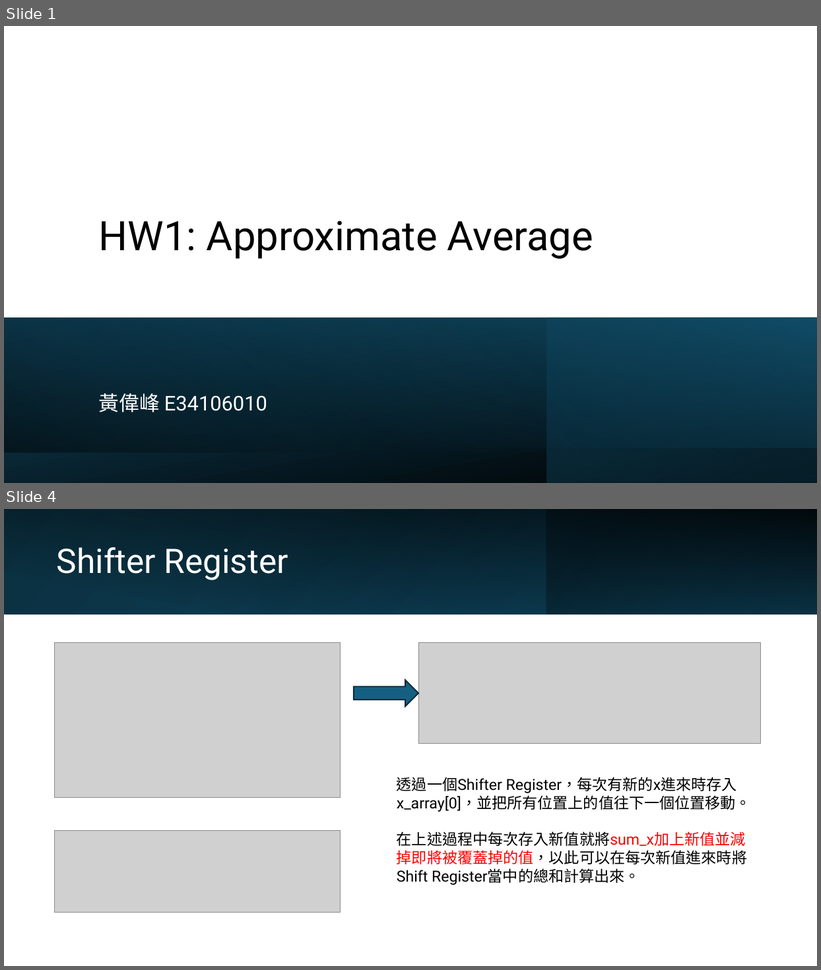
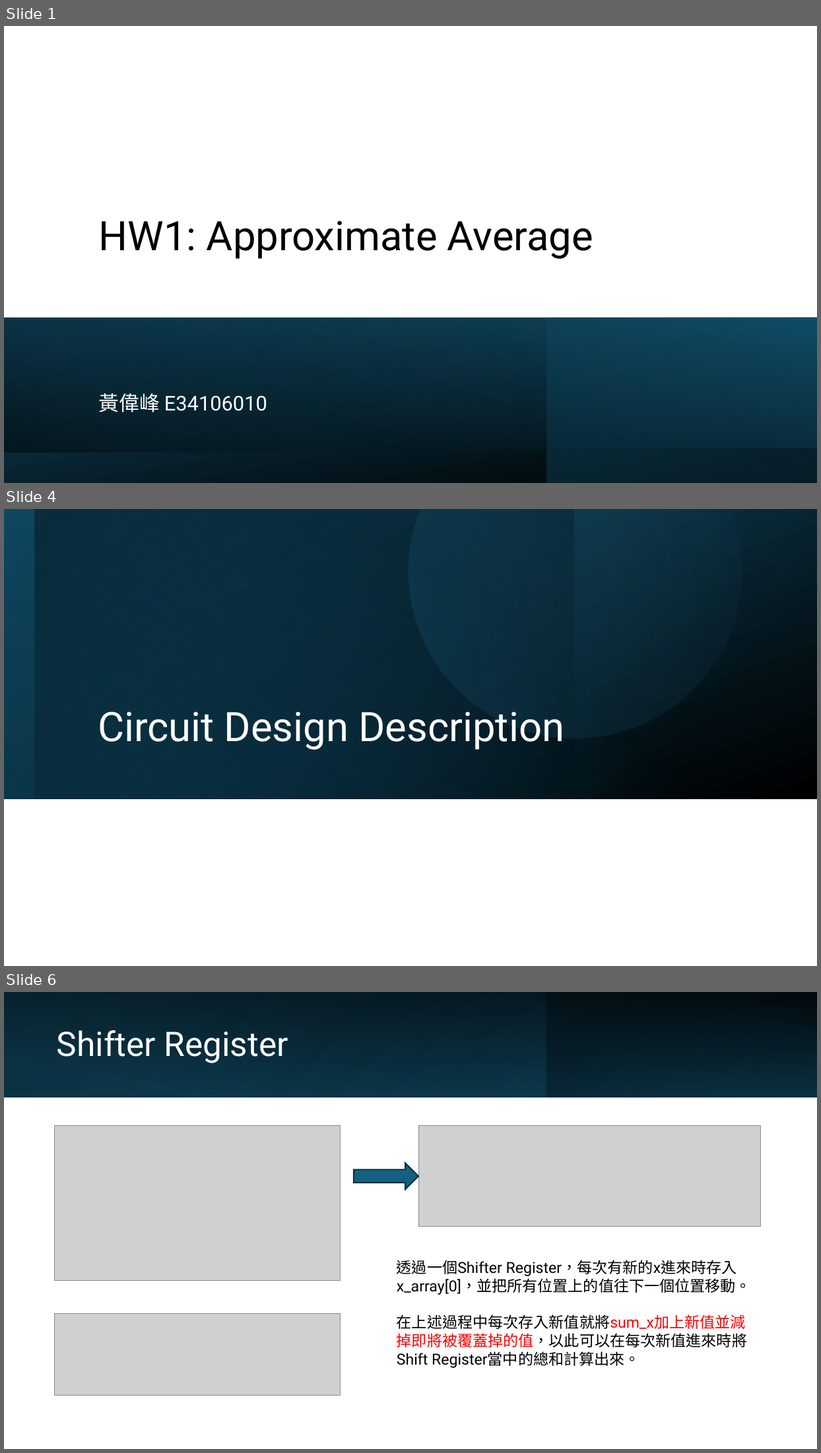
Before and after one commit to ukp66482/Deep-Learning-IC, a slide deck: hw1/Report.pptx. Shown one above the other, each under a label of ours: slides 1 and 4 before the commit, slides 1, 4 and 6 after it; the slides between them are not shown. The pictures are 821x970 and 821x1453 pixels, drawn with LibreOffice and Linux fonts; fonts in the diff are those of the drawing; grey boxes stand for pictures. Boxes give left, top, right and bottom in pixels: in the first picture for what was removed or moved away, otherwise in the second. Text is boxed around its words. In the diff, an @@ line names an element or a change of style, - is before the commit and + after.

```diff
--- a/hw1/Report.pptx
+++ b/hw1/Report.pptx
@@ slide 4 added at (x1=4, y1=509, x2=817, y2=966), background #FFFFFF @@
@@ rectangle added at (x1=4, y1=509, x2=817, y2=799), fill gradient #104862 to #000000 @@
@@ rectangle added at (x1=4, y1=509, x2=817, y2=799), fill gradient #156082 to #104862 @@
@@ rectangle added at (x1=4, y1=509, x2=574, y2=799), fill gradient #0B3041 to #000000 @@
@@ rectangle added at (x1=34, y1=509, x2=817, y2=799), fill gradient #156082 to #000000 @@
@@ freeform shape added at (x1=350, y1=509, x2=784, y2=797), fill gradient #156082 to #46B1E1 @@
@@ title added at (x1=98, y1=712, x2=565, y2=750), 48 pt, text #FFFFFF @@
+Circuit Design Description
@@ what was slide 4 is now slide 6 @@
```
Also in this commit, not shown: 1 slide changed, 4 other slides added, 1 slide removed, 4 other files.
